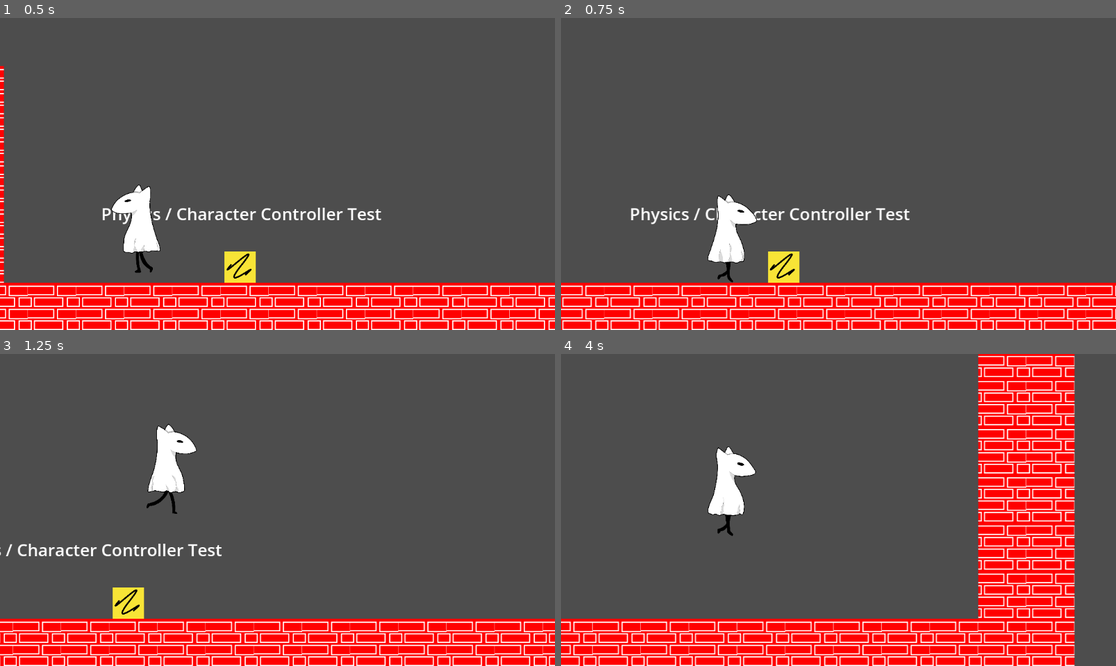
Above: before the commit, frames 1-4 (two rows, left to right).
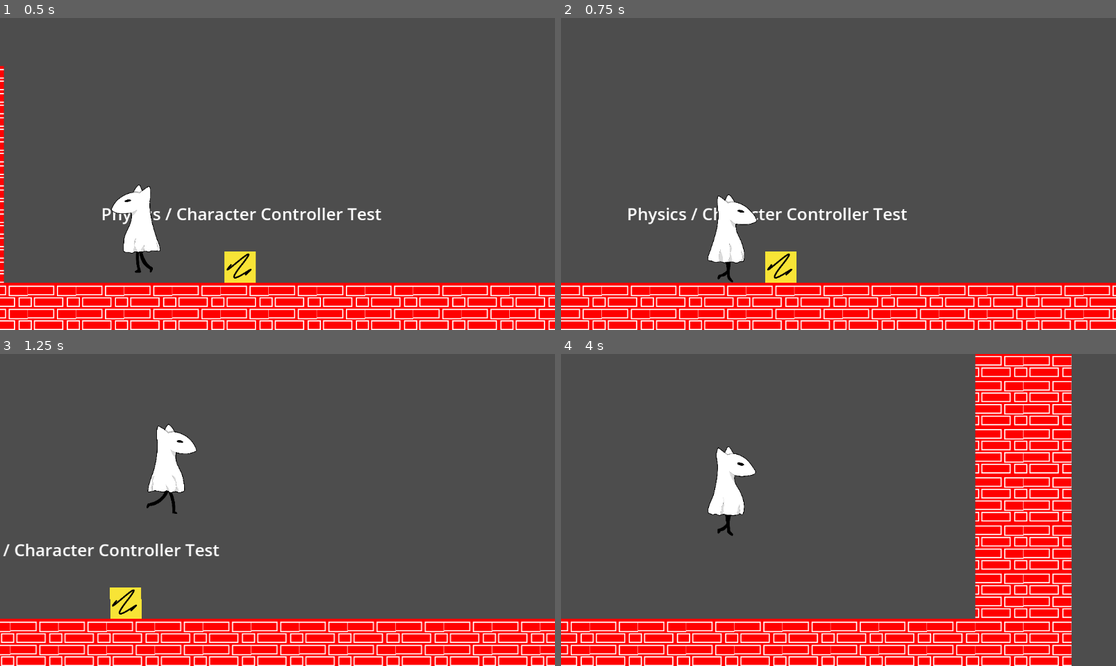
Above: after the commit, the same moments.

Repository: rcivan/ghost-dog
Game: Godot game, scene res://Test.tscn
Same seed, same stepped clock (60 frames per second), same inputs: the game is played once before the commit and once after it.
Inputs:
- Up to frame 1 (0.5 s): no input
- Up to frame 2 (0.75 s): hold Right (right) from 0.53 s (still down); hold Q (slide) from 0.53 s (still down)
- Up to frame 3 (1.25 s): keep holding Right (right); keep holding Q (slide); tap Space (jump) at 0.77 s
- Up to frame 4 (4 s): release Q (slide) at 1.28 s; tap Q (slide) at 1.35, 2.85 s; tap Space (jump) at 1.52, 3.02, 3.77 s; release Right (right) at 2.03 s; hold Left (left) 2.03-2.78 s; hold Q (slide) 2.03-2.78 s; hold Right (right) from 2.78 s (still down); hold Q (slide) from 3.53 s (still down)

Frame 1 is identical in both runs. In frame 2, 4.3% of the frame differs, in the area x 0-100%, y 60-100%; in frame 3, 4.2%; in frame 4, 6.7%, in the area x 1-93%, y 0-100%.

Commit message:
Update Player.tscn
changed collision shape

Diff:
--- a/game/Player.tscn
+++ b/game/Player.tscn
@@ -90,9 +90,8 @@
 "speed": 5.0
 }]
 
-[sub_resource type="CapsuleShape2D" id="CapsuleShape2D_oi70m"]
-radius = 50.55
-height = 188.0
+[sub_resource type="RectangleShape2D" id="RectangleShape2D_h6oyc"]
+size = Vector2(95, 185)
 
 [node name="Player" type="CharacterBody2D"]
 script = ExtResource("1_vd3qh")
@@ -105,5 +104,5 @@
 speed_scale = 6.0
 
 [node name="CollisionShape2D" type="CollisionShape2D" parent="."]
-position = Vector2(223, 194)
-shape = SubResource("CapsuleShape2D_oi70m")
+position = Vector2(220.5, 195.5)
+shape = SubResource("RectangleShape2D_h6oyc")
